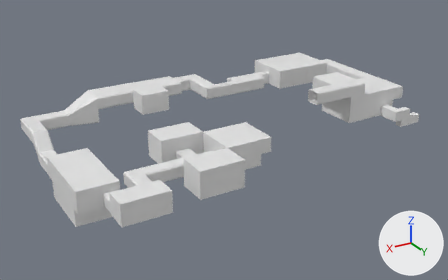
Two versions of the Blender file Assets/Models/Level1V2.blend, one commit apart.
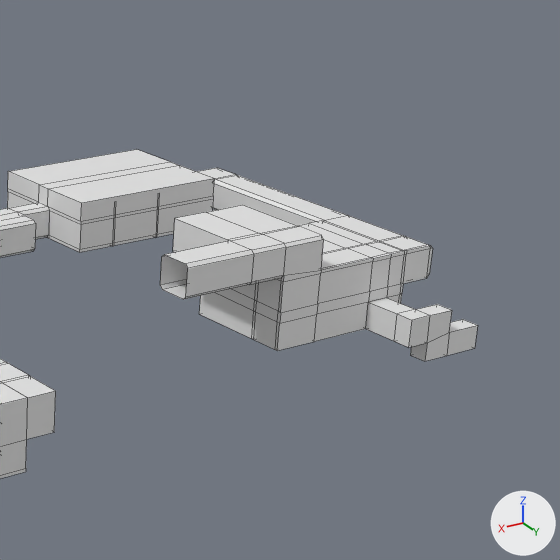
Old and new are each drawn whole from a camera (50 mm lens) standing at (65.7, 123.9, 68.4) and looking at (-16.4, -13.0, 0.0) and again close up on the part from 56% to 100% of the width and 0% to 70% of the height. The lights are fixed; the arrows at lower right show +X, +Y and +Z. The close-ups show mesh edges as thin lines. Materials are left out; every surface is plain grey.

Objects in the first close-up: 'Level1.Labyriinth', 'Level1.LabyrinthHallways', 'Level1.LabyrinthObserve', 'Level1.Platform', 'Level1.PlatformHallway', 'Level1.StartRoom'.
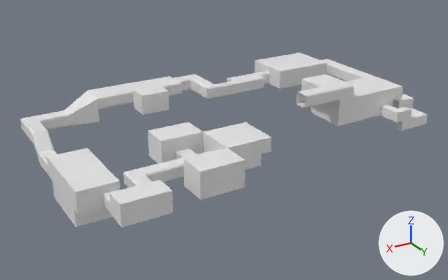
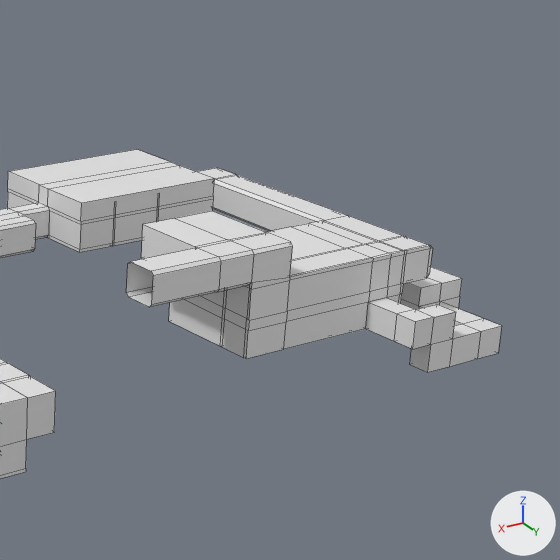
What differs and where, as boxes [x1, y1, x2, y2] in the close-ups (560 x 560 px; the box of a moved part takes in the faces that stretch with it):
'Level1.Platform', reshaped (18% wider): before [160, 205, 478, 361]; after [126, 211, 502, 372]
part 1 of me_cube_024, moved or reshaped: before [160, 205, 354, 351]; after [126, 211, 354, 359]
part 2 of me_cube_024, built on: before [394, 304, 478, 361]; after [394, 267, 502, 372]

Diff of the bpy script that builds the scene:
```diff
--- a/Assets/Models/Level1V2.blend.py
+++ b/Assets/Models/Level1V2.blend.py
@@ me_cube_024 @@
 # used by ob_level1_platform; parent = ob_level1; location = (0.0, 0.0, 2.0); scale = (2.0, 2.0, 2.0)
-me_cube_024.from_pydata(...)  # 181 vertices, 174 faces; spans x -34.5..-17.9, y -4.6..4.4, z 0.0..6.5
+me_cube_024.from_pydata(...)  # 203 vertices, 196 faces; spans x -37.5..-15.9, y -4.6..4.6, z -0.5..6.5
+# me_cube_024 part 1
+# 9 vertices are removed from x -26.3..-23.9, y -4.6..1.4, z 3.0..6.5
+# 38 faces are deleted
+# 46 vertices in x -26.3..-17.9, y -4.6..1.4, z 1.0..6.5 move by (2.0, 0.0, 0.0)
+# 3 vertices in x -23.9, y -0.5..1.2, z 4.8 move by (2.0, 0.0, -0.2)
+# 3 vertices move from x -23.9, y -0.4..1.4, z 4.6..6.5 to x -24.3..-19.9, y -0.4..1.4, z 3.0..6.5
+# 9 new vertices lie (2.0, 0.0, 0.0) away from vertices in x -21.9, y -4.6..1.4, z 4.8..6.5
+# 38 new faces join them
+# me_cube_024 part 2
+# 1 face is deleted
+# 5 vertices in x -32.5..-29.8, y 4.4, z 1.0..2.4 move by (0.0, 0.2, 0.0)
+# 3 vertices in x -34.5..-31.0, y 3.4, z 0.0 move by (0.0, 0.0, -0.5)
+# 3 vertices in x -34.5..-31.0, y 4.4, z 0.0 move by (0.0, 0.2, -0.5)
+# 4 vertices move from x -34.5..-32.5, y 3.4..4.4, z 1.3 to x -34.5..-32.5, y 3.4..4.6, z 1.0
+# 17 vertices are added at x -37.5..-34.5, y -2.6..4.6, z -0.5..2.0
+# 5 new vertices lie (0.0, 0.0, 1.0) away from vertices in x -37.5..-34.5, y -2.6..0.4, z 1.0
+# 23 new faces join them
```
